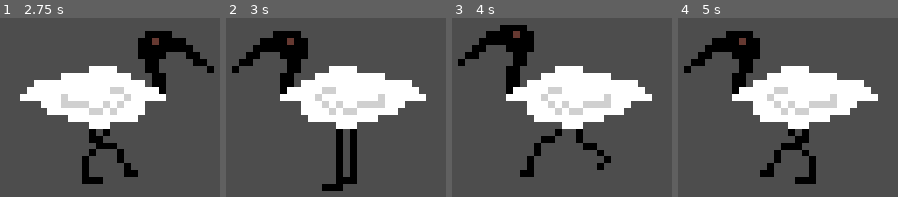
Above: before the commit, frames 1-4 (left to right).
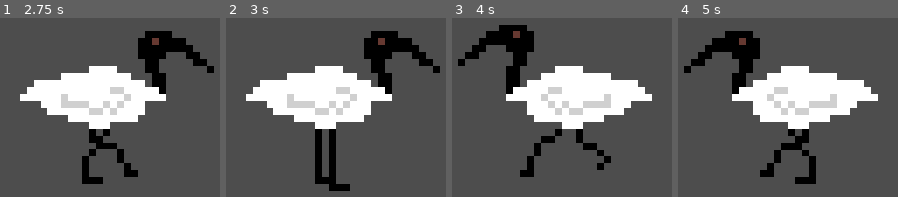
Above: after the commit, the same moments.

Repository: Ibis-Inc/ibis-game
Game: Godot game, scene res://maingame.tscn
Same seed, same stepped clock (60 frames per second), same inputs: the game is played once before the commit and once after it.
Inputs:
- Up to frame 1 (2.75 s): tap Enter at 0.5 s; hold D (move_right) 0.53-1.28 s; hold A (move_left) 1.28-2.03 s; hold D (move_right) from 2.03 s (still down)
- Up to frame 2 (3 s): release D (move_right) at 2.78 s; hold Space (move_up) from 2.78 s (still down)
- Up to frame 3 (4 s): release Space (move_up) at 3.53 s; hold A (move_left) from 3.53 s (still down)
- Up to frame 4 (5 s): keep holding A (move_left)

Frame 1 is identical in both runs. In frame 2, 24% of the frame differs, in the area x 2-98%, y 7-97%; in frame 3, less than 0.1%; in frame 4, less than 0.1%.

Commit message:
yes
yesyesyesyesyesyesyesyesyesyesyesyesyesyesyesyesyesyesyesyesyesyesyesyesyesyesyesyesyesyesyesyesyesyesyesyesyesyesyesyesyesyesyesyesyesyesyesyesyesyesyesyesyesyesyesyesyesyesyesyesyes

Diff:
--- a/maingame.tscn
+++ b/maingame.tscn
@@ -1,9 +1,12 @@
-[gd_scene load_steps=12 format=3 uid="uid://deywswte507au"]
+[gd_scene load_steps=15 format=3 uid="uid://m4s36qeu0d6x"]
 
 [ext_resource type="Script" path="res://player.gd" id="1_8idqi"]
 [ext_resource type="Texture2D" uid="uid://b3kbpqxw4jco1" path="res://sprites/ibis1.png" id="2_cqtj2"]
+[ext_resource type="Texture2D" uid="uid://ilv2g6p572i2" path="res://sprites/ibis9.png" id="3_ch5rd"]
 [ext_resource type="Texture2D" uid="uid://rh6y8irei7kg" path="res://sprites/ibis2.png" id="3_copex"]
+[ext_resource type="Texture2D" uid="uid://cqg55nmbsieuy" path="res://sprites/ibis10.png" id="4_e36tp"]
 [ext_resource type="Texture2D" uid="uid://dr5ic8xq8aydp" path="res://sprites/ibis3.png" id="4_krejd"]
+[ext_resource type="Texture2D" uid="uid://c1cvchct6ig81" path="res://sprites/ibis11.png" id="5_fyho5"]
 [ext_resource type="Texture2D" uid="uid://eujplnx8uayx" path="res://sprites/ibis4.png" id="5_riaur"]
 [ext_resource type="Texture2D" uid="uid://bjgn1j1ayigie" path="res://sprites/ibis5.png" id="6_0kxp3"]
 [ext_resource type="Texture2D" uid="uid://cfka2bdqykk20" path="res://sprites/ibis6.png" id="7_i30eb"]
@@ -12,6 +15,23 @@
 
 [sub_resource type="SpriteFrames" id="SpriteFrames_ybxxk"]
 animations = [{
+"frames": [{
+"duration": 1.0,
+"texture": ExtResource("2_cqtj2")
+}, {
+"duration": 1.0,
+"texture": ExtResource("3_ch5rd")
+}, {
+"duration": 1.0,
+"texture": ExtResource("4_e36tp")
+}, {
+"duration": 1.0,
+"texture": ExtResource("5_fyho5")
+}],
+"loop": false,
+"name": &"jump",
+"speed": 5.0
+}, {
 "frames": [{
 "duration": 1.0,
 "texture": ExtResource("2_cqtj2")
@@ -57,8 +77,9 @@
 
 [node name="AnimatedSprite2D" type="AnimatedSprite2D" parent="."]
 sprite_frames = SubResource("SpriteFrames_ybxxk")
-animation = &"walk"
-frame_progress = 0.492948
+animation = &"jump"
+frame = 3
+frame_progress = 1.0
 
 [node name="CollisionShape2D" type="CollisionShape2D" parent="."]
 position = Vector2(0.5, 3)
--- a/player.gd
+++ b/player.gd
@@ -2,6 +2,8 @@
 
 @export var speed = 200
 var screen_size
+
+var scale_h
 
 func _ready():
 	screen_size = get_viewport_rect().size
@@ -13,7 +15,7 @@
 	if Input.is_action_pressed("move_left"):
 		velocity.x += 1
 	if Input.is_action_pressed("move_up"):
-		velocity.y -= 1
+		velocity.y += 1
 
 	if velocity.length() > 0:
 		velocity = velocity.normalized() * speed
@@ -24,11 +26,20 @@
 	position += velocity * delta
 	position.x = clamp(position.x, 0, screen_size.x)
 
+	if velocity.x < 0:
+		scale_h = -1
+
+	if velocity.x > 0:
+		scale_h = 1
+
 	if velocity.x !=0:
 		$AnimatedSprite2D.animation = "walk"
 		$AnimatedSprite2D.flip_v = false
-		$AnimatedSprite2D.flip_h = velocity.x < 0
+		# $AnimatedSprite2D.scale.x = velocity.x
+		$AnimatedSprite2D.scale.x = scale_h
 	if velocity.x == 0:
 		$AnimatedSprite2D.animation = "stand still"
 		$AnimatedSprite2D.flip_v = false
 		$AnimatedSprite2D.flip_h = false
+	if velocity.y > 0:
+		$AnimatedSprite2D.animation = "jump"
